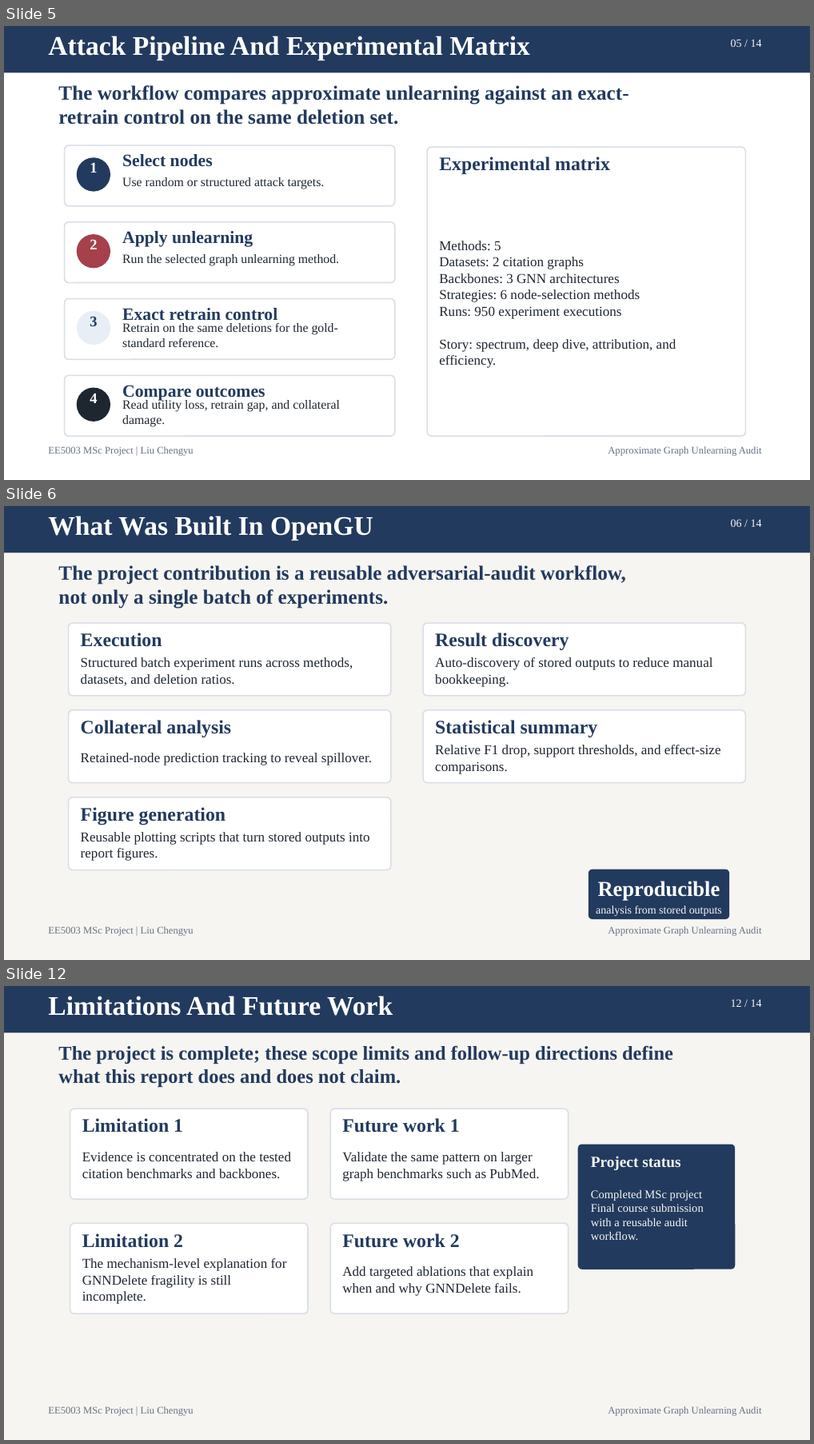
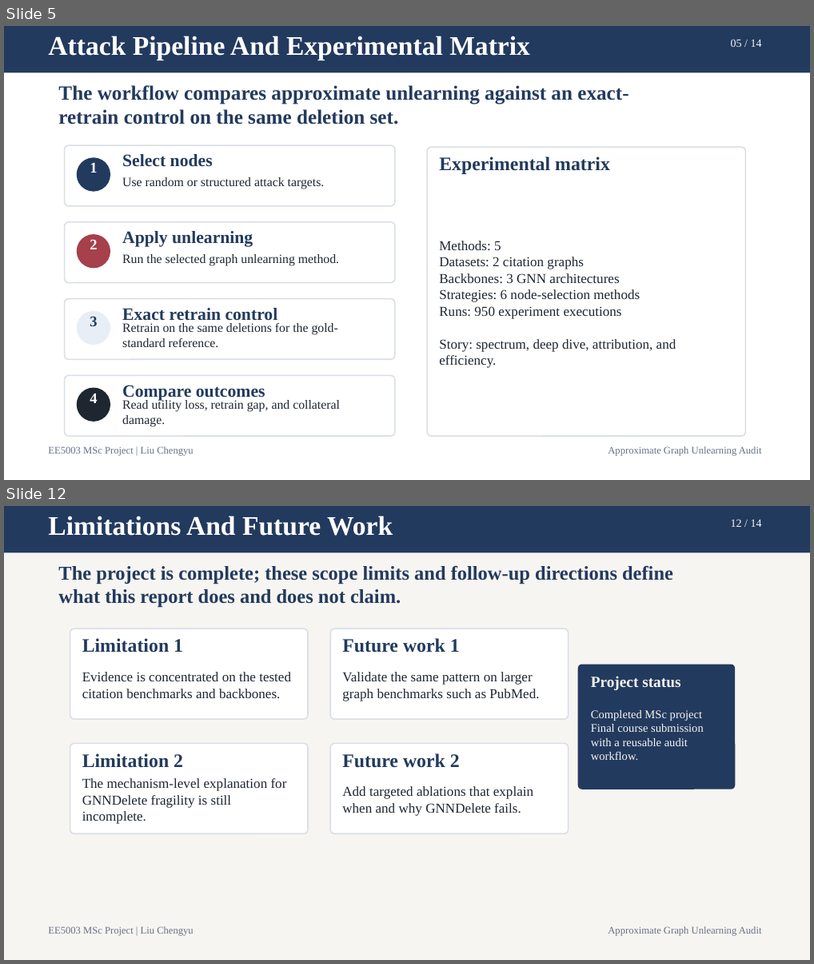
Before and after one commit to lelelelelelelelelelelelele/OpenGU, a slide deck: GULib-master/report/0417_5003report/ppt/out-test/final_15min_defense.pptx. Shown one above the other, each under a label of ours: slides 5, 6 and 12 before the commit, slides 5 and 12 after it; the slides between them are not shown. The pictures are 814x1444 and 814x964 pixels, drawn with LibreOffice and Linux fonts; fonts in the diff are those of the drawing. Boxes give left, top, right and bottom in pixels: in the first picture for what was removed or moved away, otherwise in the second. Text is boxed around its words. In the diff, an @@ line names an element or a change of style, - is before the commit and + after.

```diff
--- a/GULib-master/report/0417_5003report/ppt/out-test/final_15min_defense.pptx
+++ b/GULib-master/report/0417_5003report/ppt/out-test/final_15min_defense.pptx
@@ slide 6 removed at (4,506,810,960), background #F7F5F1 @@
@@ rectangle removed at (4,506,810,552) @@
@@ text removed at (48,516,374,540) @@
-What Was Built In OpenGU
@@ text removed at (731,519,762,527) @@
-06 / 14
@@ text removed at (58,565,626,608) @@
-The project contribution is a reusable adversarial-audit workflow, not only a single batch of experiments.
@@ rounded rectangle removed at (69,623,391,696) @@
@@ rounded rectangle removed at (423,623,746,696) @@
@@ text removed at (81,632,162,647) @@
-Execution
@@ text removed at (435,632,570,650) @@
-Result discovery
@@ text removed at (81,657,353,686) @@
-Structured batch experiment runs across methods, datasets, and deletion ratios.
@@ text removed at (435,657,713,687) @@
-Auto-discovery of stored outputs to reduce manual bookkeeping.
@@ rounded rectangle removed at (69,710,391,783) @@
@@ text removed at (81,720,231,737) @@
-Collateral analysis
@@ rounded rectangle removed at (423,710,746,783) @@
@@ text removed at (435,720,598,737) @@
-Statistical summary
@@ text removed at (435,744,722,774) @@
-Relative F1 drop, support thresholds, and effect-size comparisons.
@@ text removed at (81,752,372,765) @@
-Retained-node prediction tracking to reveal spillover.
@@ rounded rectangle removed at (69,797,391,870) @@
@@ text removed at (81,807,226,824) @@
-Figure generation
@@ text removed at (81,832,370,860) @@
-Reusable plotting scripts that turn stored outputs into report figures.
@@ rounded rectangle removed at (589,869,730,919) @@
@@ text removed at (598,880,721,900) @@
-Reproducible
@@ text removed at (596,905,722,916) @@
-analysis from stored outputs
@@ text removed at (48,926,194,936) @@
-EE5003 MSc Project | Liu Chengyu
@@ text removed at (608,926,762,936) @@
-Approximate Graph Unlearning Audit
```
Also in this commit, not shown: 4 slides changed, 2 slides added, 1 other slide removed, 8 other files.
